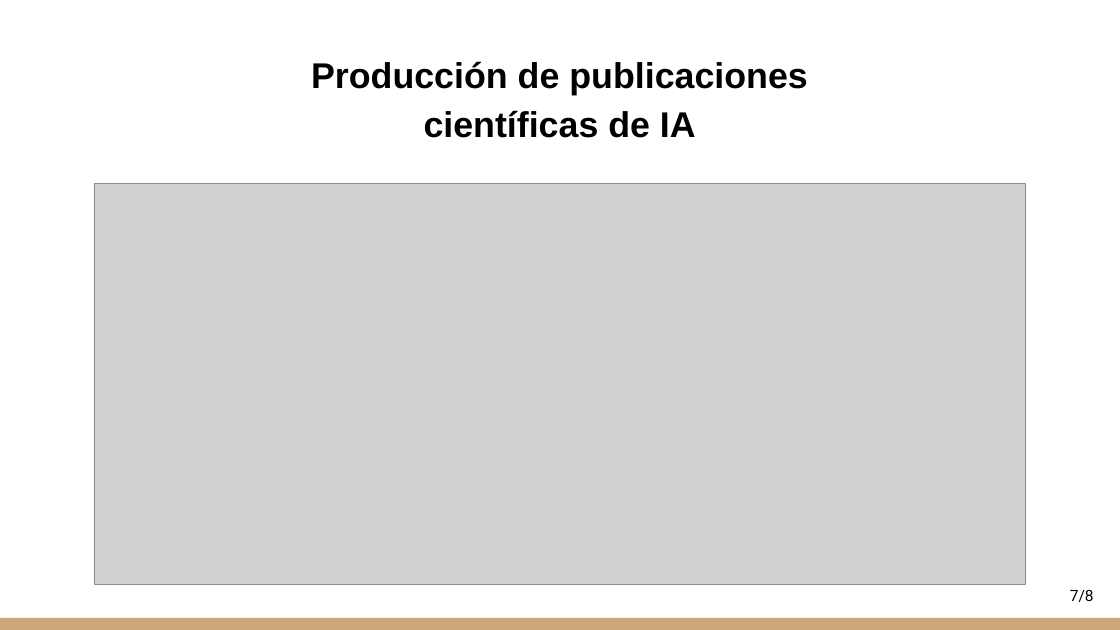
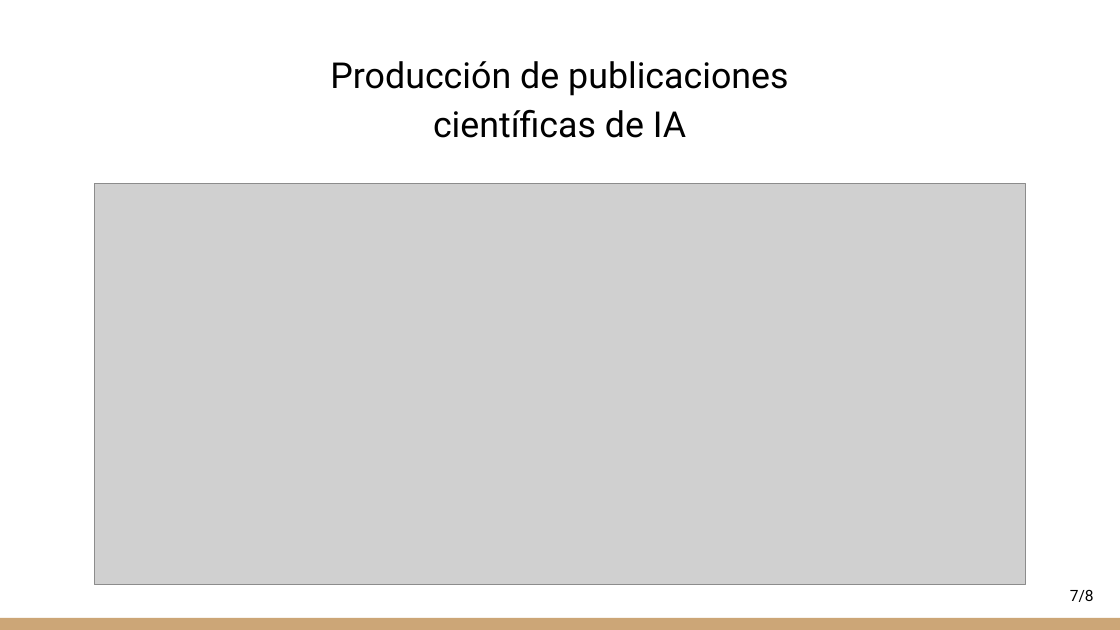
Before and after one commit to martin1000000000/Computacion-cientifica, a slide deck: slide 7 of Presentacion_entrega_2.pptx. Drawn at 1120x630 pixels with LibreOffice and Linux fonts; fonts in the diff are those of the drawing; grey boxes stand for pictures. Boxes give left, top, right and bottom in pixels: in the first picture for what was removed or moved away, otherwise in the second. Text is boxed around its words. In the diff, an @@ line names an element or a change of style, - is before the commit and + after.

Commit message:
Fix ./Presentacion_entrega_2.pptx version final

```diff
--- a/Presentacion_entrega_2.pptx
+++ b/Presentacion_entrega_2.pptx
@@ text "Producción de publicaciones científicas de ..." at [330, 61, 788, 138]: font Arial to Roboto, bold off @@
```
Also in this commit, not shown: 2 other slides changed.
